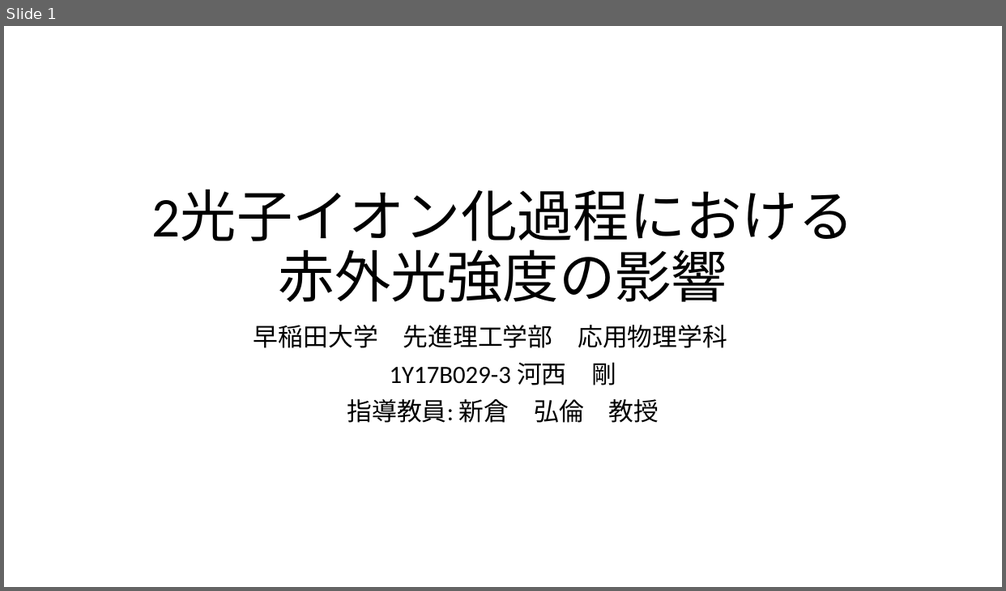
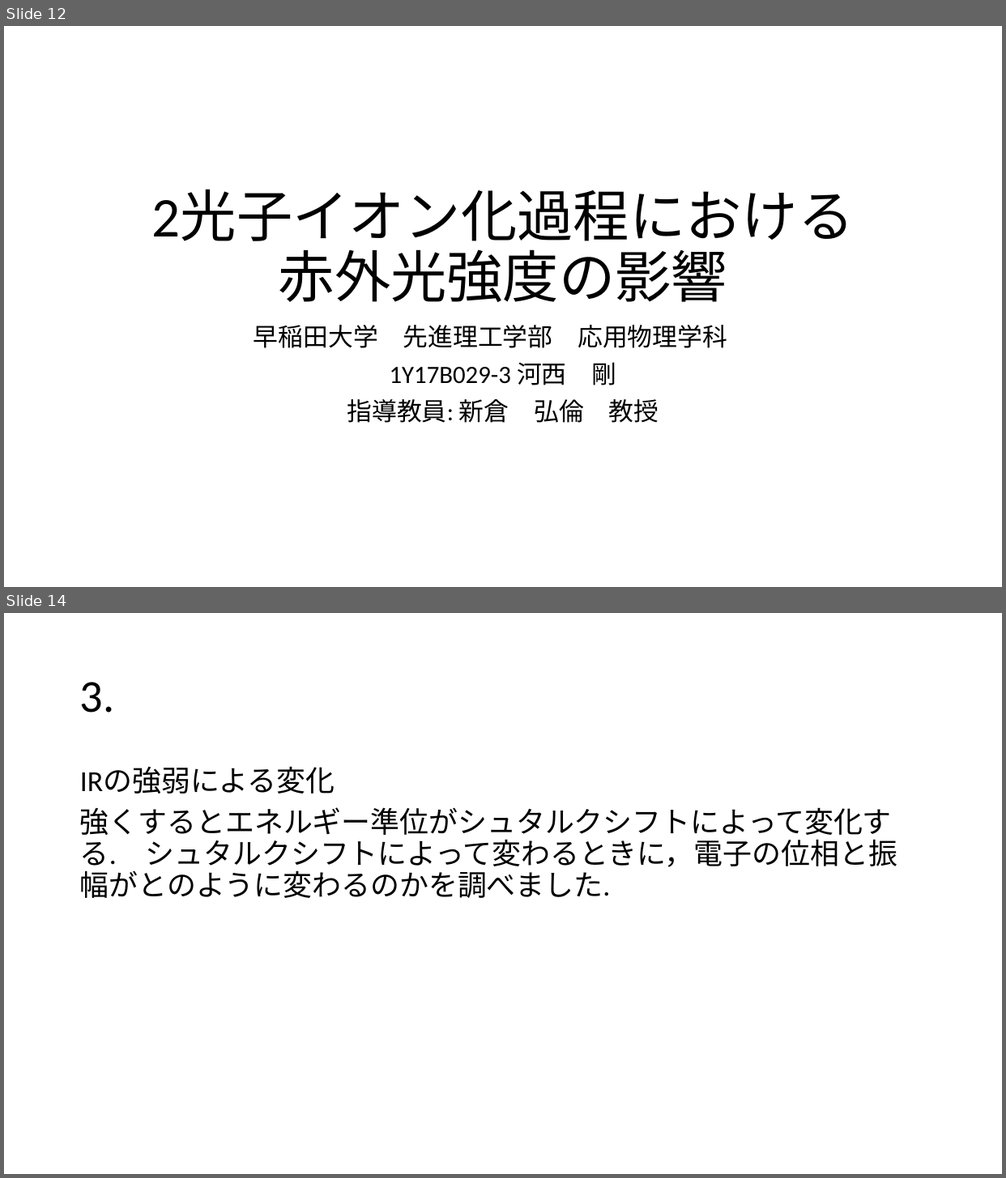
Before and after one commit to Appelingo/Data_Analyze, a slide deck: 発表.pptx. Shown one above the other, each under a label of ours: slide 1 before the commit, slides 12 and 14 after it; the slides between them are not shown. The pictures are 1006x591 and 1006x1178 pixels, drawn with LibreOffice and Linux fonts; fonts in the diff are those of the drawing. Boxes give left, top, right and bottom in pixels: in the first picture for what was removed or moved away, otherwise in the second. Text is boxed around its words. In the diff, an @@ line names an element or a change of style, - is before the commit and + after.

```diff
--- a/発表.pptx
+++ b/発表.pptx
@@ slide 14 added at <box>4,613,1002,1174</box>, background #FFFFFF @@
@@ title added at <box>80,682,115,713</box>, 44 pt, text #000000 @@
+3.
@@ text added at <box>80,767,897,898</box>, 28 pt, text #000000 @@
+IRの強弱による変化
+強くするとエネルギー準位がシュタルクシフトによって変化する. シュタルクシフトによって変わるときに，電子の位相と振幅がとのように変わるのかを調べました.
@@ what was slide 1 is now slide 12 @@
```
Also in this commit, not shown: 2 slides changed, 4 other slides added.
